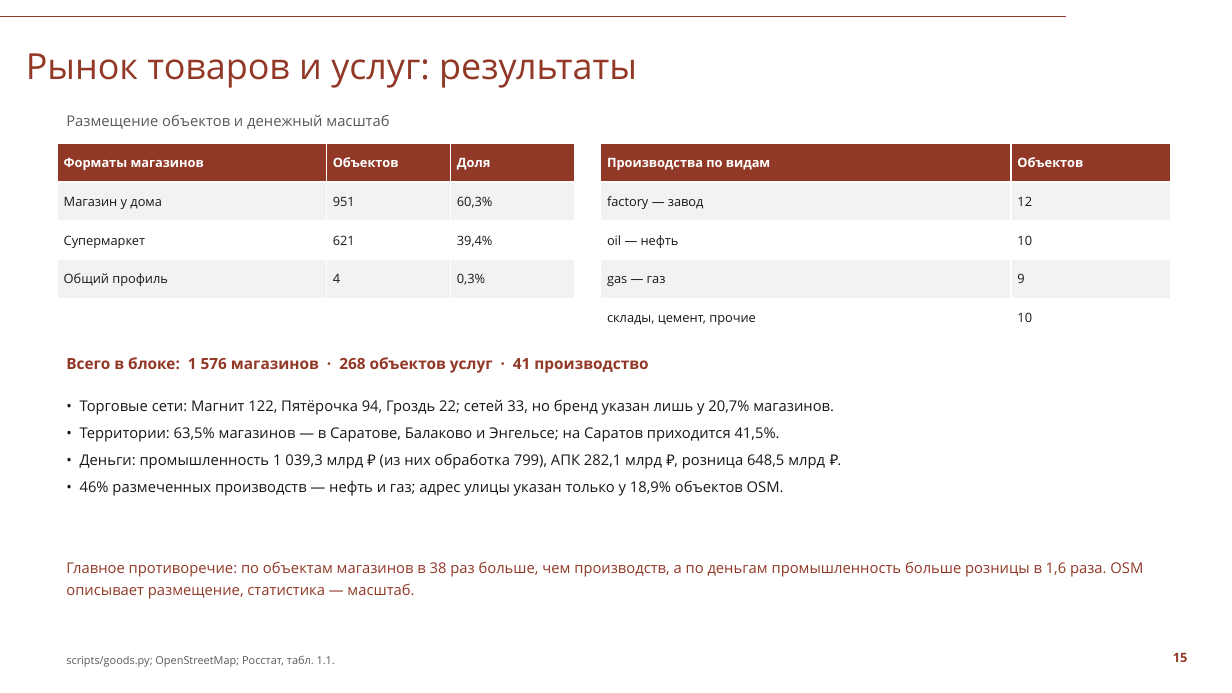
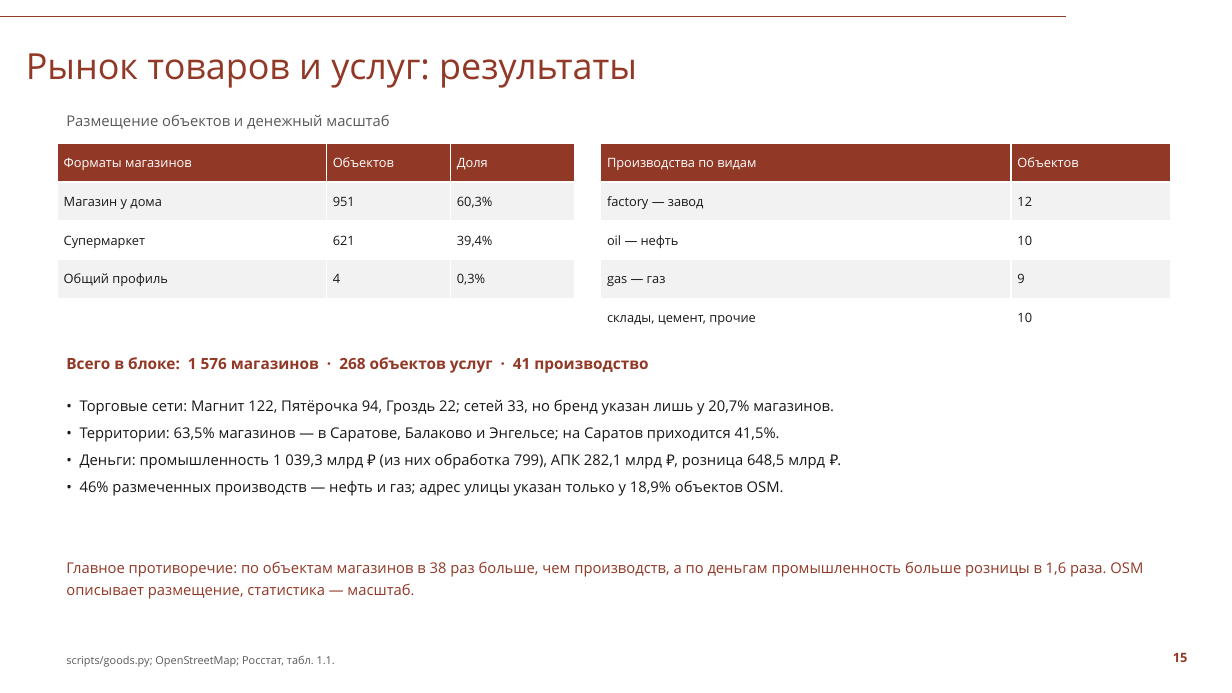
Before and after one commit to Seabas1/Analysis-of-regions, a slide deck: slide 15 of Саратовская_область_презентация_СПбГУ.pptx. Drawn at 1232x693 pixels with LibreOffice and Linux fonts; fonts in the diff are those of the drawing; background and template pictures are left out. Boxes give left, top, right and bottom in pixels: in the first picture for what was removed or moved away, otherwise in the second. Text is boxed around its words. In the diff, an @@ line names an element or a change of style, - is before the commit and + after.

```diff
--- a/Саратовская_область_презентация_СПбГУ.pptx
+++ b/Саратовская_область_презентация_СПбГУ.pptx
@@ table at <box>57,143,574,299</box> @@
@@ bold off in "Форматы магазинов", "Объектов", "Доля" @@
@@ table at <box>601,143,1171,337</box> @@
@@ bold off in "Производства по видам", "Объектов" @@
```
Also in this commit, not shown: 9 other slides changed, 2 other files.
